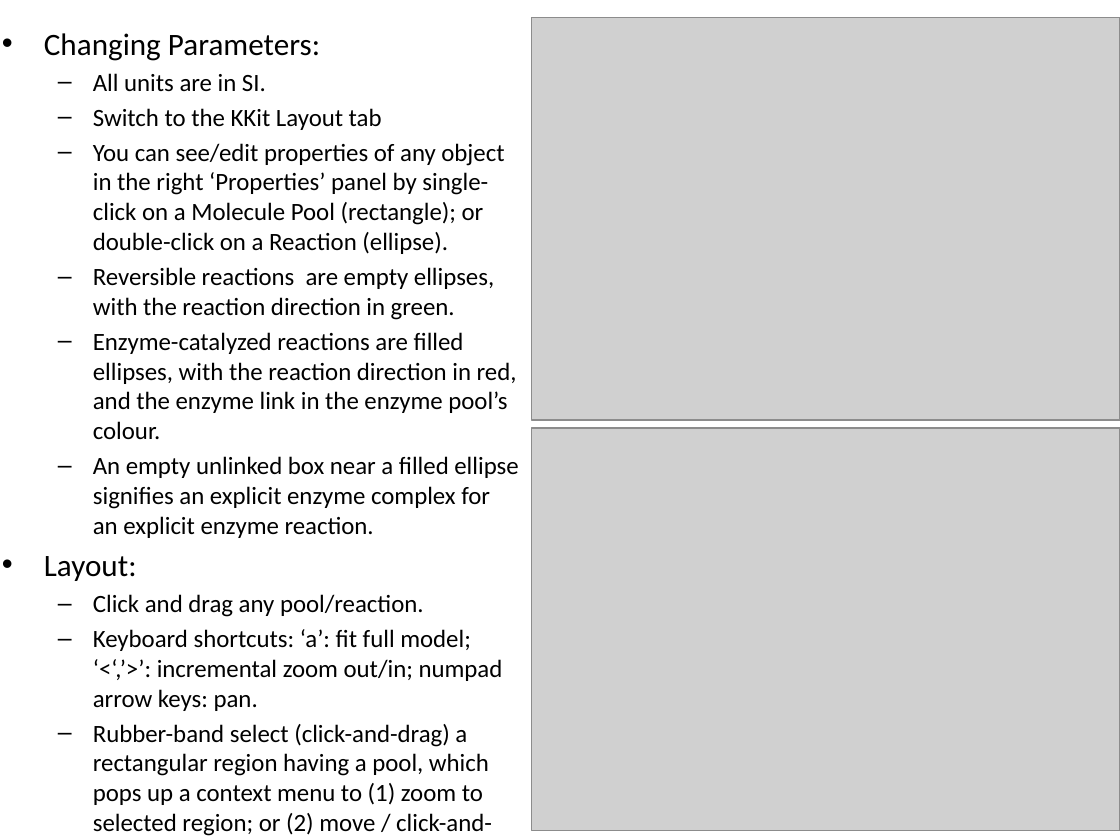
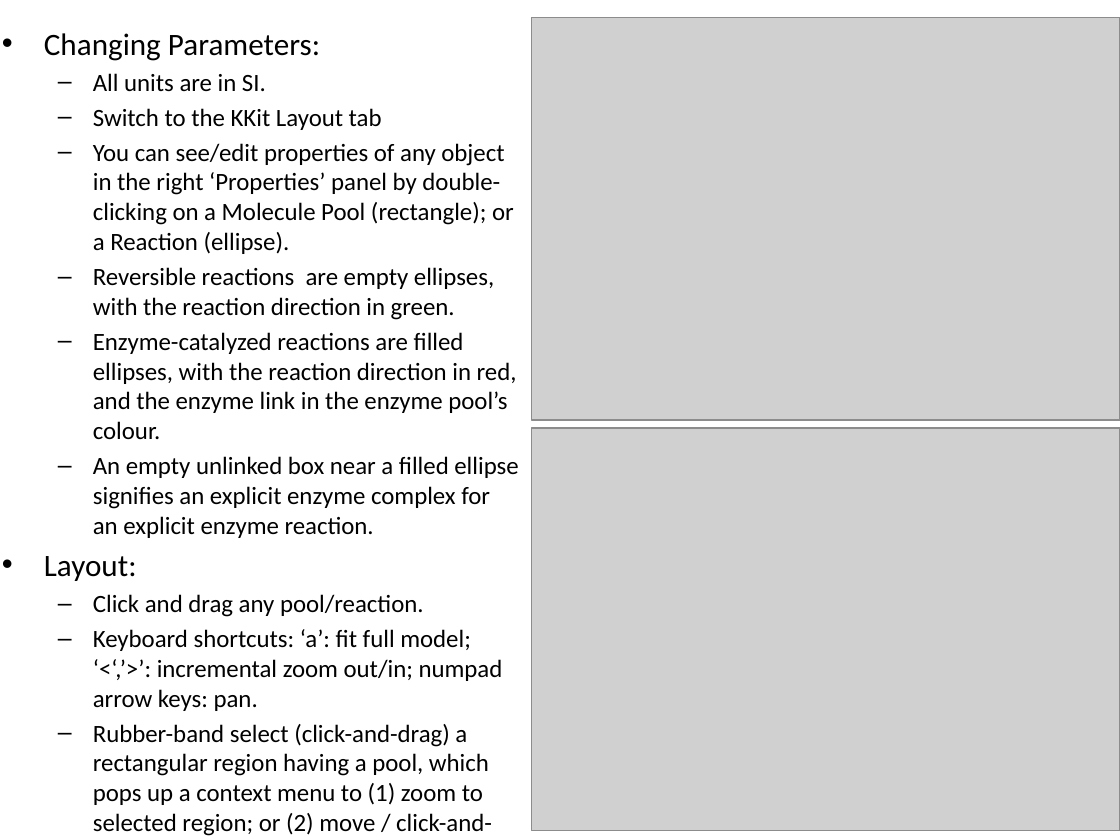
Before and after one commit to neurord/moose-old, a slide deck: slide 2 of Docs/MOOSE_GUI_guide.pptx. Drawn at 1120x840 pixels with LibreOffice and Linux fonts; fonts in the diff are those of the drawing; grey boxes stand for pictures. Boxes give left, top, right and bottom in pixels: in the first picture for what was removed or moved away, otherwise in the second. Text is boxed around its words. In the diff, an @@ line names an element or a change of style, - is before the commit and + after.

```diff
--- a/Docs/MOOSE_GUI_guide.pptx
+++ b/Docs/MOOSE_GUI_guide.pptx
@@ text at (93, 143, 514, 254): text changed @@
-  – You can see/edit properties of any object in the right ‘Properties’ panel by single-click on a Molecule Pool (rectangle); or double-click on a Reaction (ellipse).
+  – You can see/edit properties of any object in the right ‘Properties’ panel by double-clicking on a Molecule Pool (rectangle); or a Reaction (ellipse).
```
Also in this commit, not shown: 1 other slide changed, 1 other file.
